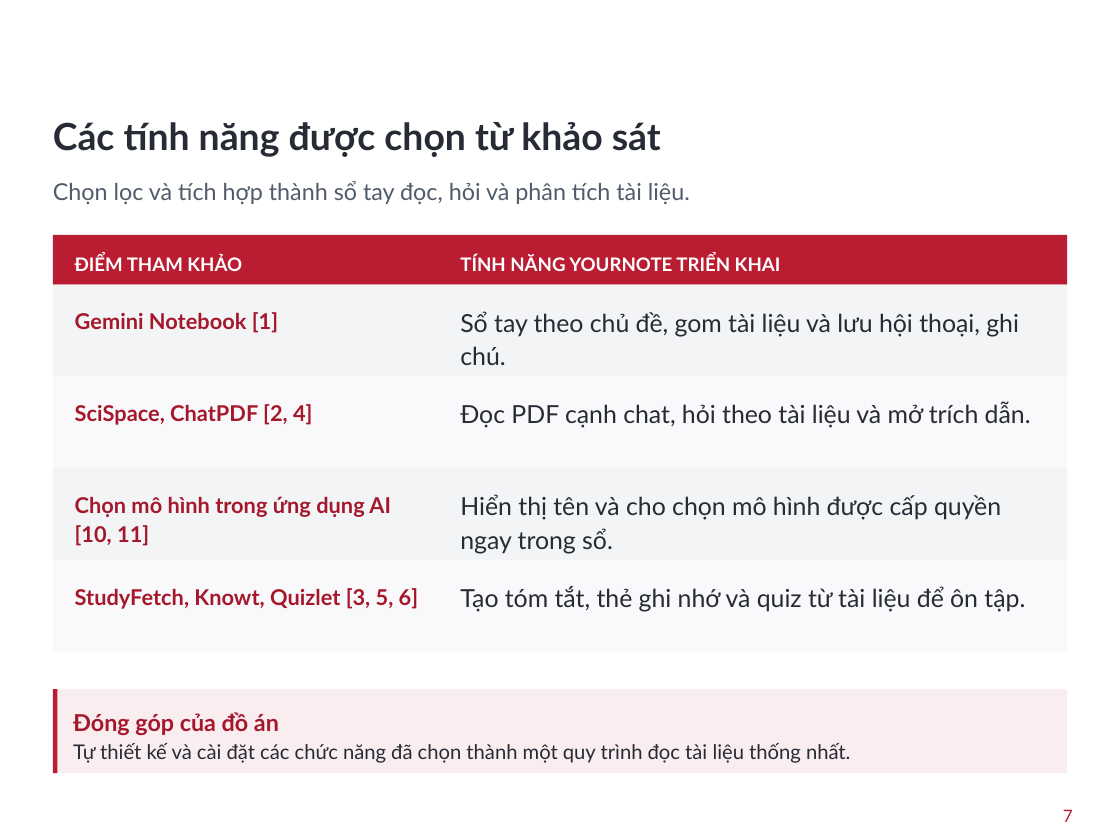
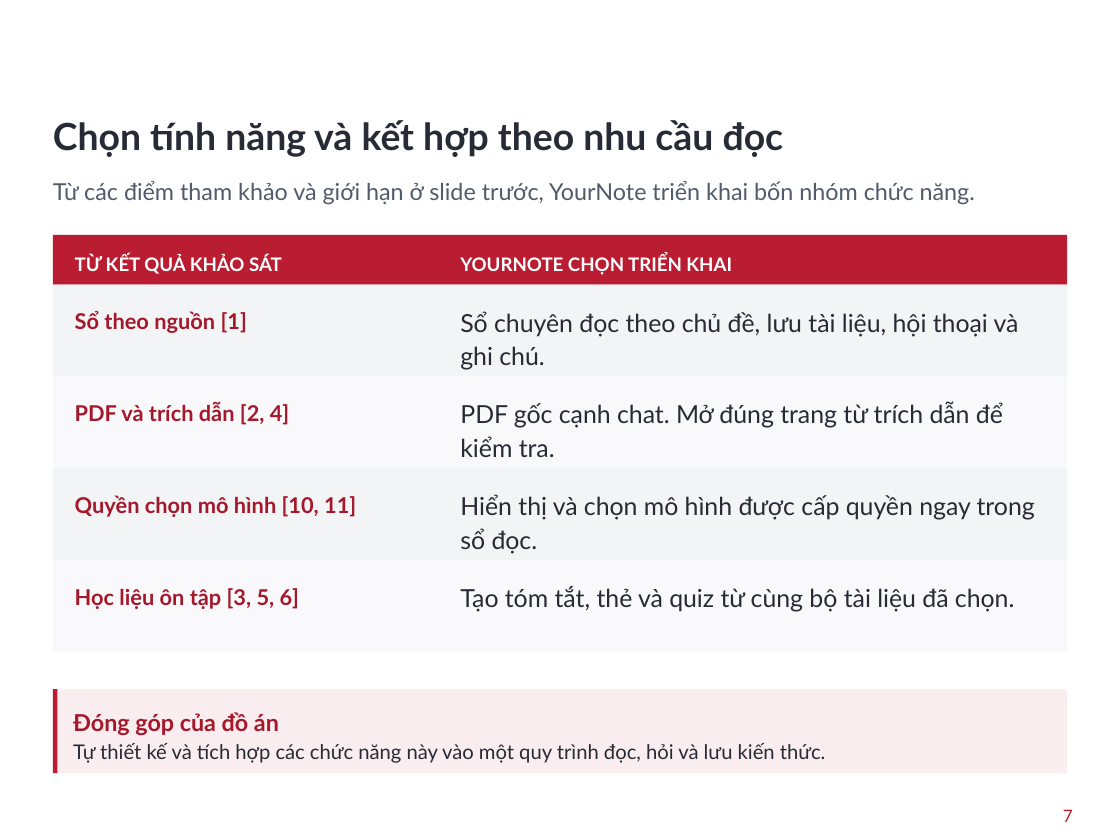
Before and after one commit to Vutu2003/yournote, a slide deck: slide 7 of reports/slide/Research_Notebook_HUST.pptx. Drawn at 1120x840 pixels with LibreOffice and Linux fonts; fonts in the diff are those of the drawing; background and template pictures are left out. Boxes give left, top, right and bottom in pixels: in the first picture for what was removed or moved away, otherwise in the second. Text is boxed around its words. In the diff, an @@ line names an element or a change of style, - is before the commit and + after.

Commit message:
modified slide

```diff
--- a/reports/slide/Research_Notebook_HUST.pptx
+++ b/reports/slide/Research_Notebook_HUST.pptx
@@ text at (x1=53, y1=120, x2=784, y2=157): text changed @@
-Các tính năng được chọn từ khảo sát
+Chọn tính năng và kết hợp theo nhu cầu đọc
@@ text at (x1=53, y1=181, x2=975, y2=205): text changed @@
-Chọn lọc và tích hợp thành sổ tay đọc, hỏi và phân tích tài liệu.
+Từ các điểm tham khảo và giới hạn ở slide trước, YourNote triển khai bốn nhóm chức năng.
@@ text at (x1=75, y1=255, x2=282, y2=274): text changed @@
-ĐIỂM THAM KHẢO
+TỪ KẾT QUẢ KHẢO SÁT
@@ text at (x1=460, y1=255, x2=732, y2=275): text changed @@
-TÍNH NĂNG YOURNOTE TRIỂN KHAI
+YOURNOTE CHỌN TRIỂN KHAI
@@ text at (x1=75, y1=311, x2=247, y2=333): text changed @@
-Gemini Notebook [1]
+Sổ theo nguồn [1]
@@ text at (x1=460, y1=311, x2=1019, y2=370): text changed @@
-Sổ tay theo chủ đề, gom tài liệu và lưu hội thoại, ghi chú.
+Sổ chuyên đọc theo chủ đề, lưu tài liệu, hội thoại và ghi chú.
@@ text at (x1=75, y1=402, x2=289, y2=425): text changed @@
-SciSpace, ChatPDF [2, 4]
+PDF và trích dẫn [2, 4]
@@ text at (x1=460, y1=402, x2=1003, y2=457): text changed @@
-Đọc PDF cạnh chat, hỏi theo tài liệu và mở trích dẫn.
+PDF gốc cạnh chat. Mở đúng trang từ trích dẫn để kiểm tra.
@@ text at (x1=75, y1=495, x2=356, y2=517): text changed @@
-Chọn mô hình trong ứng dụng AI [10, 11]
+Quyền chọn mô hình [10, 11]
@@ text at (x1=460, y1=494, x2=1035, y2=554): text changed @@
-Hiển thị tên và cho chọn mô hình được cấp quyền ngay trong sổ.
+Hiển thị và chọn mô hình được cấp quyền ngay trong sổ đọc.
@@ text at (x1=75, y1=588, x2=299, y2=609): text changed @@
-StudyFetch, Knowt, Quizlet [3, 5, 6]
+Học liệu ôn tập [3, 5, 6]
@@ text at (x1=460, y1=586, x2=1014, y2=612): text changed @@
-Tạo tóm tắt, thẻ ghi nhớ và quiz từ tài liệu để ôn tập.
+Tạo tóm tắt, thẻ và quiz từ cùng bộ tài liệu đã chọn.
@@ text at (x1=73, y1=743, x2=826, y2=763): text changed @@
-Tự thiết kế và cài đặt các chức năng đã chọn thành một quy trình đọc tài liệu thống nhất.
+Tự thiết kế và tích hợp các chức năng này vào một quy trình đọc, hỏi và lưu kiến thức.
```
Also in this commit, not shown: 1 other slide changed, 1 other file.
